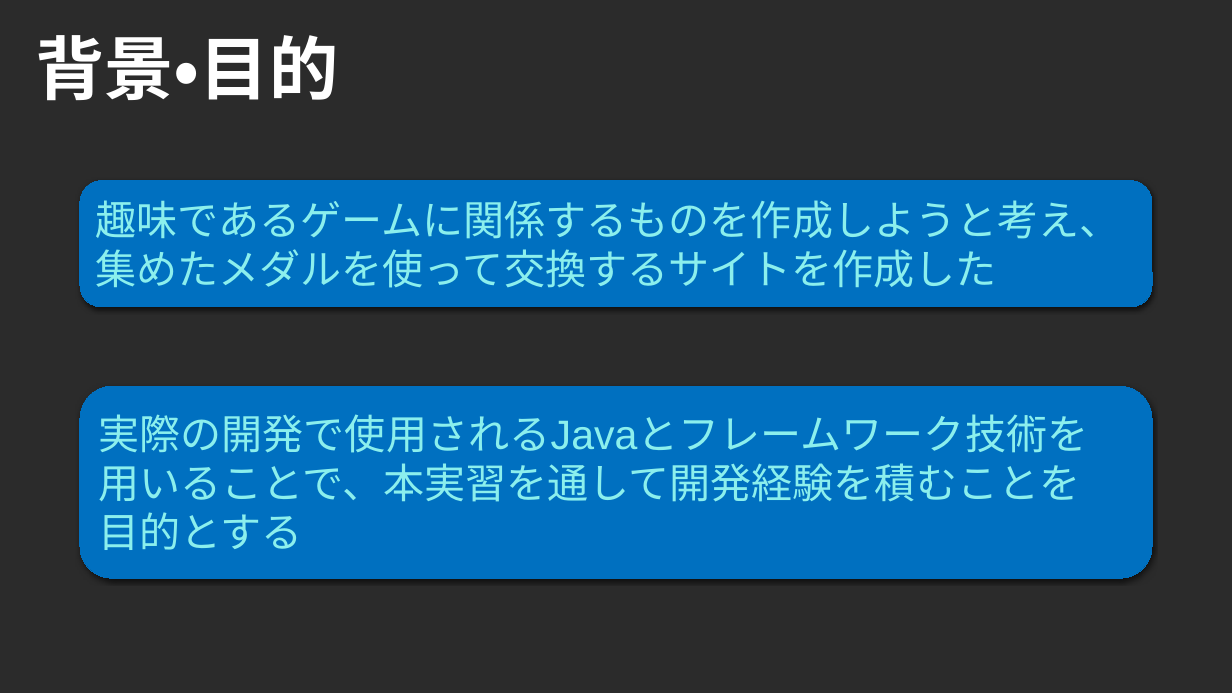
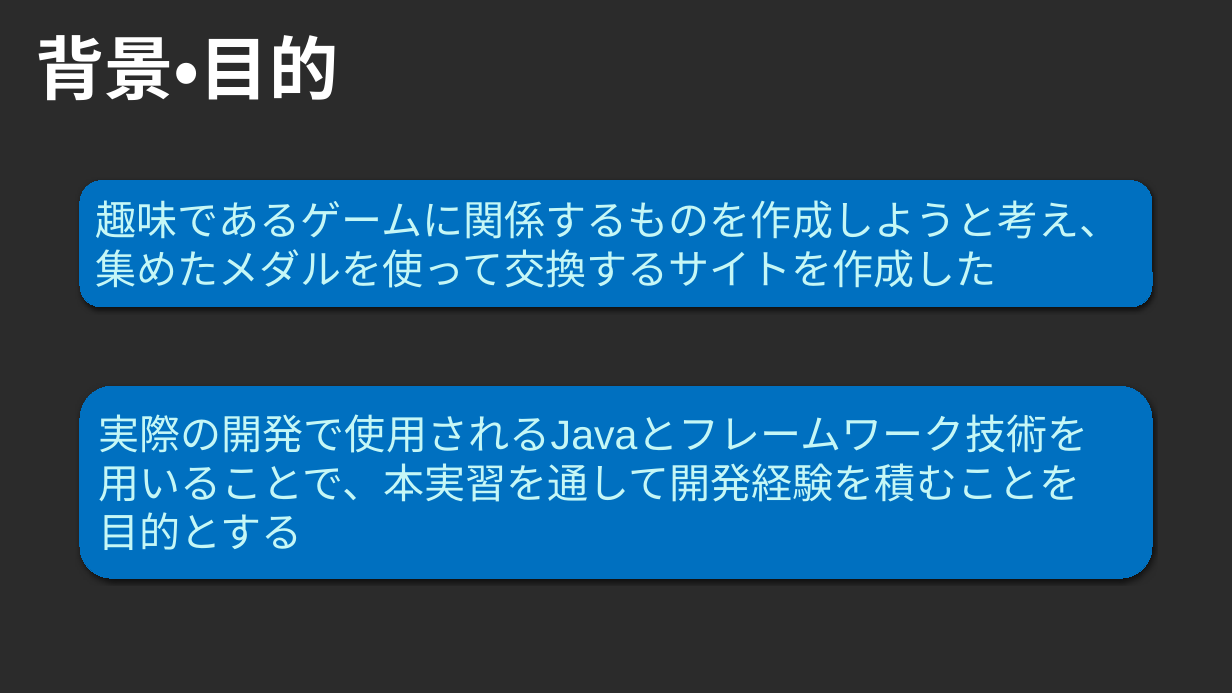
Before and after one commit to Fir4fly/Graduation-Project_specification, a slide deck: slide 4 of 総合制作実習.pptx. Drawn at 1232x693 pixels with LibreOffice and Linux fonts; fonts in the diff are those of the drawing; background and template pictures are left out; a plain dark background stands for a picture behind light text. Boxes give left, top, right and bottom in pixels: in the first picture for what was removed or moved away, otherwise in the second. Text is boxed around its words. In the diff, an @@ line names an element or a change of style, - is before the commit and + after.

Commit message:
発表資料作成、予稿

```diff
--- a/総合制作実習.pptx
+++ b/総合制作実習.pptx
@@ rounded rectangle "趣味であるゲームに関係するものを作成しようと考え、" at box(80, 180, 1153, 307): text colour #8BEFED to #C5F7F6 @@
@@ rounded rectangle "実際の開発で使用されるJavaとフレームワーク技術を" at box(80, 386, 1153, 579): text colour #8BEFED to #C5F7F6 @@
```
Also in this commit, not shown: 3 other slides changed, 2 slides added, 1 slide removed, 2 other files.
